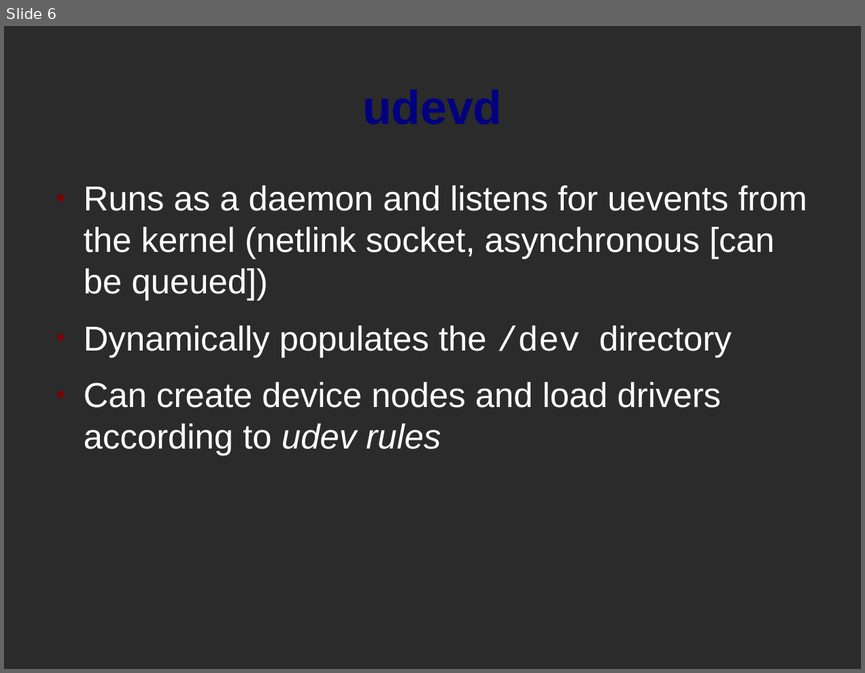
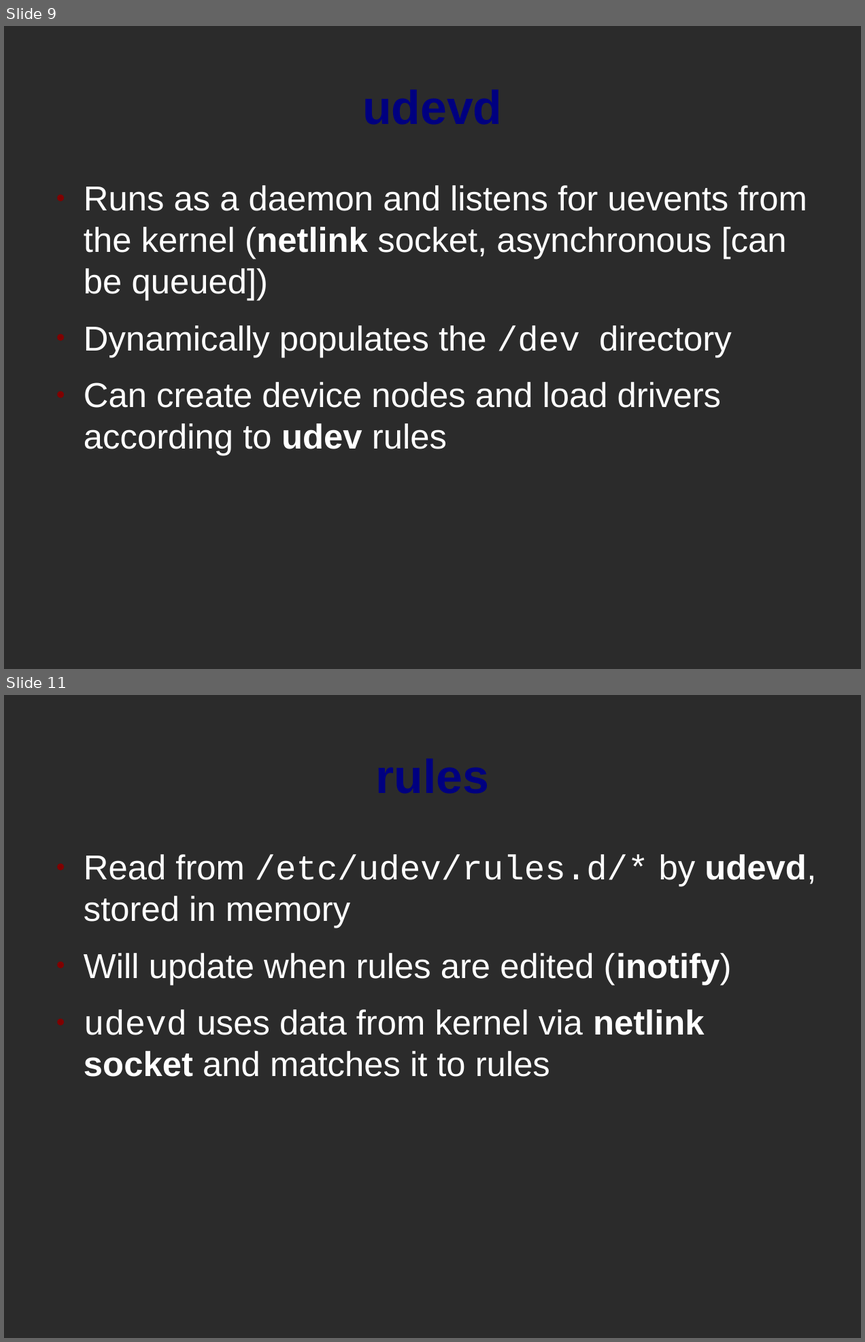
Before and after one commit to misterbonnie/presentations, a slide deck: udev.odp. Shown one above the other, each under a label of ours: slide 6 before the commit, slides 9 and 11 after it; the slides between them are not shown. The pictures are 865x673 and 865x1342 pixels, drawn with LibreOffice and Linux fonts; fonts in the diff are those of the drawing; background and template pictures are left out; a plain dark background stands for a picture behind light text. Boxes give left, top, right and bottom in pixels: in the first picture for what was removed or moved away, otherwise in the second. Text is boxed around its words. In the diff, an @@ line names an element or a change of style, - is before the commit and + after.

Commit message:
udev presentation

```diff
--- a/udev.odp
+++ b/udev.odp
@@ slide 11 added at (4, 695, 861, 1338), background picture (left out) @@
@@ title added at (47, 721, 818, 828), 44 pt, text #000080, bold @@
+rules
@@ text added at (84, 854, 816, 1076), 32 pt, text #FFFFFF @@
+● Read from /etc/udev/rules.d/* by udevd, stored in memory
+● Will update when rules are edited (inotify)
+● udevd uses data from kernel via netlink socket and matches it to rules
@@ what was slide 6 is now slide 9 @@
@@ slide 9 changed as well @@
@@ text at (84, 185, 807, 456): bold on in "(netlink", "udev"; italic off in "udev rules" @@
```
Also in this commit, not shown: 5 other slides changed, 9 other slides added, 2 slides removed, 1 other file.
